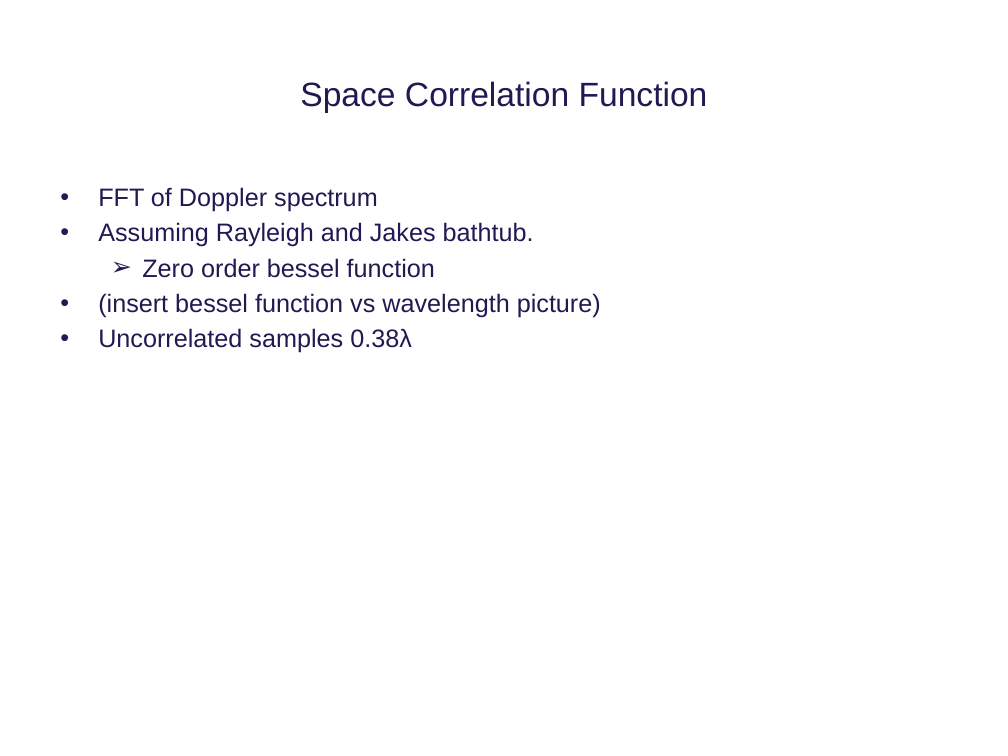
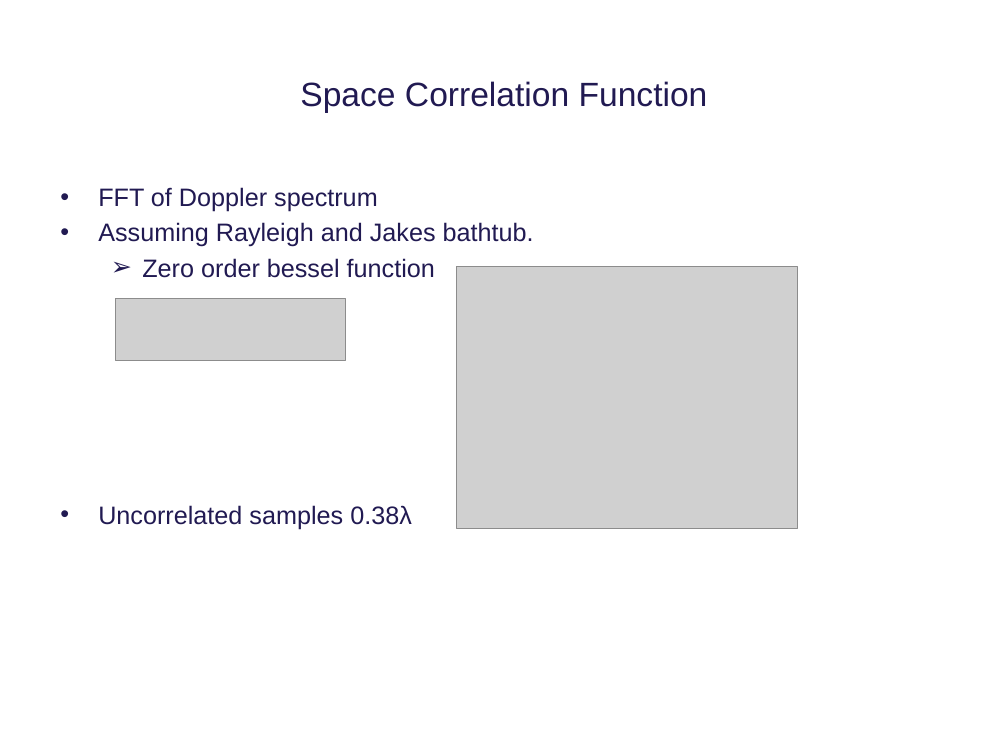
Before and after one commit to tkjj13/P8, a slide deck: slide 10 of ppt/premature ppt.pptx. Drawn at 1008x756 pixels with LibreOffice and Linux fonts; fonts in the diff are those of the drawing; grey boxes stand for pictures; background and template pictures are left out. Boxes give left, top, right and bottom in pixels: in the first picture for what was removed or moved away, otherwise in the second. Text is boxed around its words. In the diff, an @@ line names an element or a change of style, - is before the commit and + after.

```diff
--- a/ppt/premature ppt.pptx
+++ b/ppt/premature ppt.pptx
@@ picture added at bbox=[457, 267, 797, 528] @@
@@ text at bbox=[98, 293, 601, 318]: paragraph removed @@
-• (insert bessel function vs wavelength picture)
@@ picture added at bbox=[115, 298, 345, 360] @@
```
Also in this commit, not shown: 2 other slides changed.
